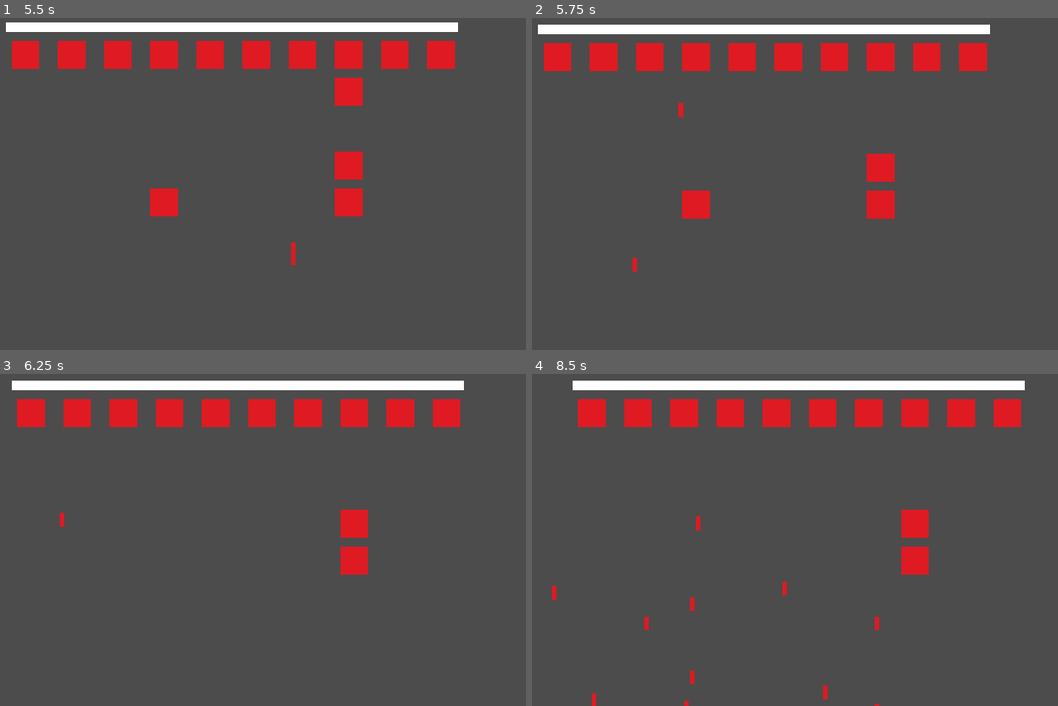
Above: before the commit, frames 1-4 (two rows, left to right).
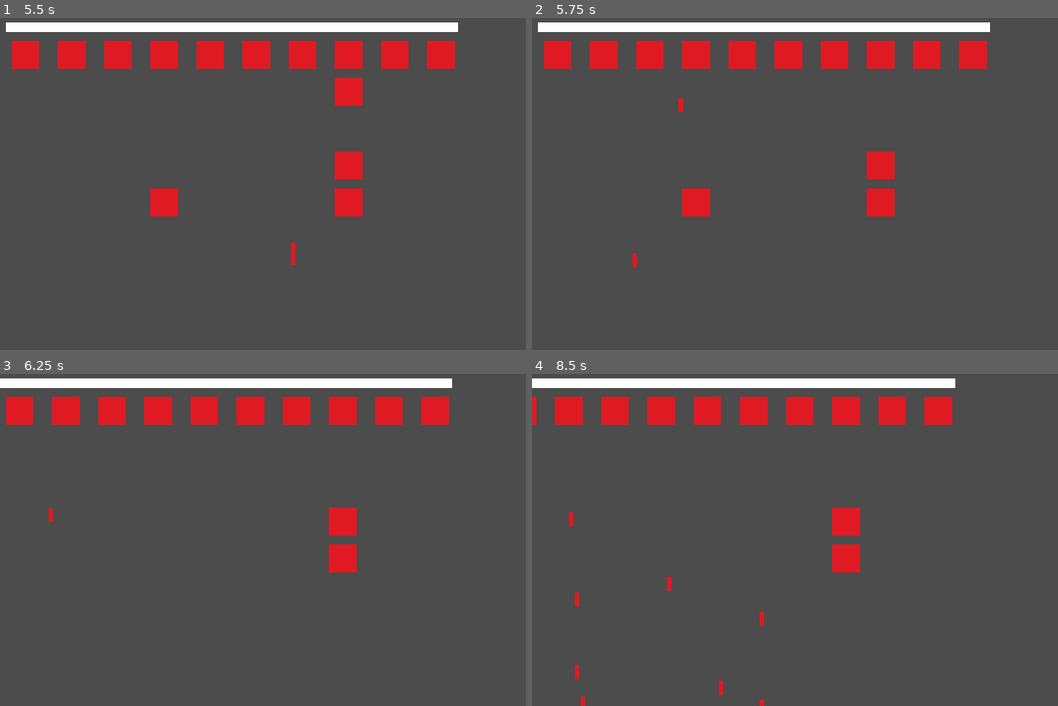
Above: after the commit, the same moments.

Repository: Santyru-C/space-invaders-clone
Game: Godot game, scene res://scenes/Main.tscn
The game is run twice, just before and just after one commit, with the same random seed, the same clock (stepped at 60 frames per second) and the same inputs. The engine's default icon, where the game draws it, is replaced by a stand-in: a white triangle on a blue panel in a dark square.
Inputs:
- Up to frame 1 (5.5 s): tap Enter (ui_accept) at 0.5, 0.77, 1.52, 3.02, 3.77, 4.52 s; hold Right (ui_right) 0.53-1.28 s; hold Left (ui_left) 1.28-2.03 s; hold Right (ui_right) 2.03-3.53 s; hold Left (ui_left) from 3.53 s (still down)
- Up to frame 2 (5.75 s): keep holding Left (ui_left)
- Up to frame 3 (6.25 s): release Left (ui_left) at 5.78 s; hold Right (ui_right) from 5.78 s (still down); tap Enter (ui_accept) at 6.02 s
- Up to frame 4 (8.5 s): tap Enter (ui_accept) at 6.77, 7.25, 7.52 s; release Right (ui_right) at 8.03 s; hold Left (ui_left) from 8.03 s (still down)

Frame 1 is identical in both runs. In frame 2, 2.1% of the frame differs, in the area x 1-88%, y 1-77%; in frame 3, 6.2%; in frame 4, 10%, in the area x 0-94%, y 1-100%.

Commit message:
connect child signals

Diff:
--- a/project/scenes/actors/enemies/InvaderFleet.gd
+++ b/project/scenes/actors/enemies/InvaderFleet.gd
@@ -2,6 +2,8 @@
 var test_enemy = preload("res://scenes/actors/enemies/Enemy1.tscn")
 var direction = 1
 
+func conect_ship_signal():
+	pass
 func get_colored_brick(color):
 	var formated_string = "res://scenes/%s_brick.tscn" % color
 	var colored_brick_scene = load(formated_string)
@@ -39,6 +41,7 @@
 
 
 func _on_InvaderFleet_area_entered(area):
-	if "Trigger" in area.get_name():
-		direction *= -1
-		position += transform.y * 4
+	pass
+	#if "Trigger" in area.get_name():
+	#	direction *= -1
+	#	position += transform.y * 4
